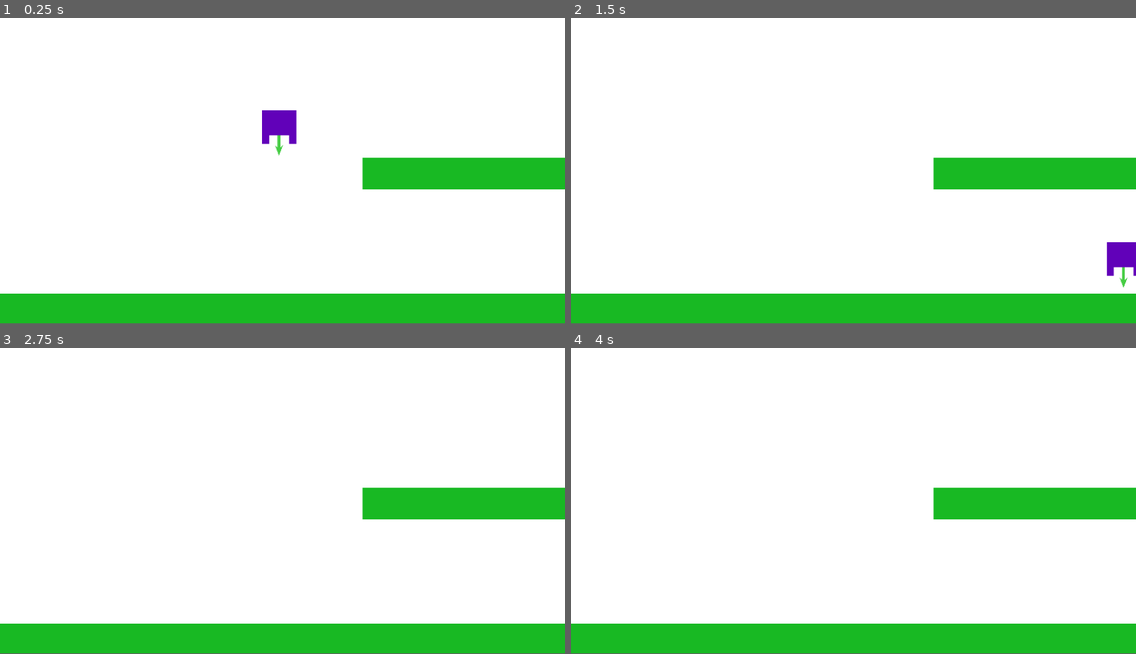
Above: before the commit, frames 1-4 (two rows, left to right).
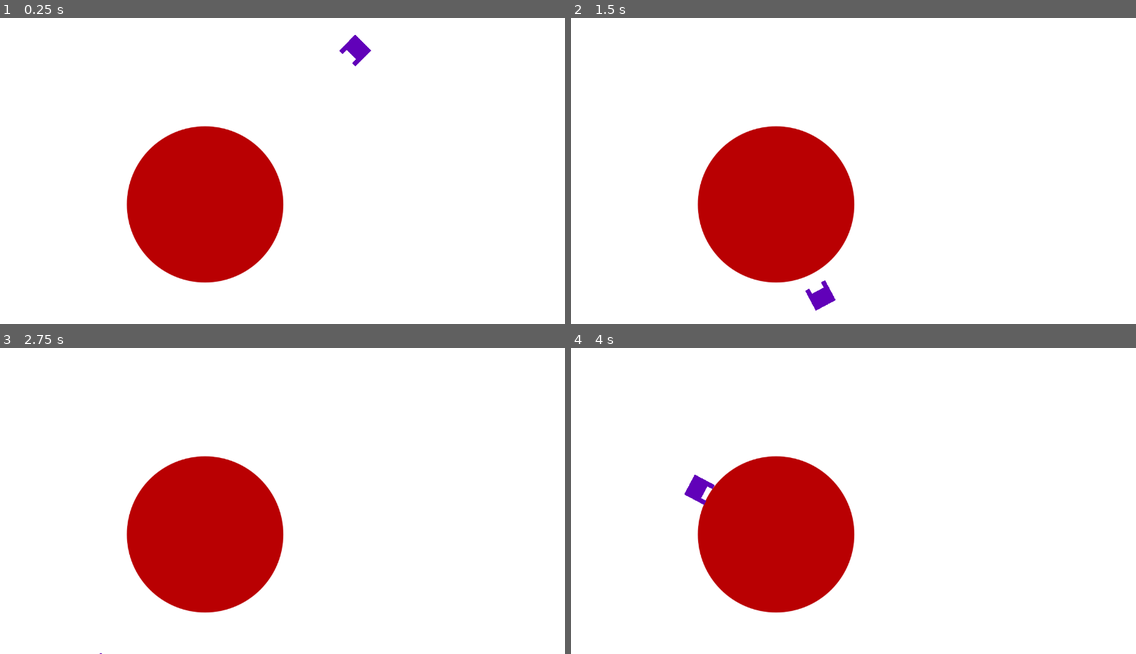
Above: after the commit, the same moments.

Repository: BlenderSleuth/godot_gravity_tests
Game: Godot game, scene res://scenes/Main.tscn
Two runs of this game, one before a commit and one after it. Both use one fixed random seed, a clock stepped at 60 frames per second and the inputs below. Before the commit the project starts from res://scenes/LinearGravity.tscn.
Inputs:
- Up to frame 1 (0.25 s): no input
- Up to frame 2 (1.5 s): hold Space (ui_select) 0.53-1.28 s; hold Right (ui_right) from 0.53 s (still down); tap Space (ui_select) at 1.35 s
- Up to frame 3 (2.75 s): tap Space (ui_select) at 1.52, 1.82 s; release Right (ui_right) at 2.03 s; hold Left (ui_left) from 2.03 s (still down); hold Space (ui_select) from 2.03 s (still down)
- Up to frame 4 (4 s): release Left (ui_left) at 2.78 s; release Space (ui_select) at 2.78 s; hold Right (ui_right) from 2.78 s (still down); tap Space (ui_select) at 2.85, 3.02, 3.32 s; hold Space (ui_select) from 3.53 s (still down)
The window is 800x449 before the commit and 800x450 after it. Grey fills any space a smaller window leaves; there, only what the larger window draws over its background counts as a difference.

The runs differ from the first frame. In frame 1, 26% of the frame differs, in the area x 0-100%, y 5-100%; in frame 2, 25%; in frame 3, 25%; in frame 4, 25%.

Commit message:
radial gravity works nicely

Diff:
--- a/player/Player.gd
+++ b/player/Player.gd
@@ -1,43 +1,95 @@
-extends RigidBody2D
+extends KinematicBody2D
 
-const GRAV = 100000
-const MOVE_SPEED = 2
-const JUMP_SPEED = 20
+export (int) var gravity = 1200
 
-export (Vector2) var planet = Vector2();
+export (int) var run_speed = 100
+export (int) var fly_speed = 20
+export (int) var max_run_speed = 500
+export (float) var run_damp = 0.85
+export (float) var fly_damp = 0.98
 
-var on_ground = false
+export (int) var jump_speed = 100
+export (float) var jump_time = 0.24 # Time in seconds for advanced control over jump
 
-onready var arrow = $arrow
+export (NodePath) var planetPath
+onready var planet = get_node(planetPath)
 
-var gravVec = Vector2()
-
+# Velocity is relative to node, unrotated
+var velocity = Vector2()
+var jumping = false
 
 func _ready():
-    pass
+	pass
 
-func _integrate_forces(state):
-    gravVec = (planet - position).normalized()
+var timer = 0.0
+func jump(delta):
+	var newjump = Input.is_action_just_pressed('ui_select')
 
-    var global_rotation_angle = Vector2(0, -1).angle_to(gravVec)
-    arrow.global_rotation = global_rotation_angle
+	# Only reset if it is a new jump, and from the floor
+	if newjump and not jumping and is_on_floor():
+		jumping = true
+		velocity.y = 0
+		timer = 0.0
 
-    var cur_dir = Vector2(0, 1).rotated(global_rotation)
-    var rotation_angle = cur_dir.angle_to(gravVec)
-    state.angular_velocity = (rotation_angle / state.get_step())
+	# More of the current jump
+	if jumping and timer < jump_time:
+		var proportion_completed = timer / jump_time
+		var jump_vec = Vector2(0, -jump_speed).linear_interpolate(Vector2(0, 0), proportion_completed)
+		velocity += jump_vec
+		timer += delta
+	else:
+		# Finished jumping
+		jumping = false
 
-    var gravforce = gravVec * GRAV / position.distance_squared_to(planet)
-    state.linear_velocity += gravforce
+func get_input(delta):
+	var right = Input.is_action_pressed('ui_right')
+	var left = Input.is_action_pressed('ui_left')
+	var jump = Input.is_action_pressed('ui_select')
 
-    var moveVec = Vector2(MOVE_SPEED, 0).rotated(rotation)
+	# Slow down velocity
+	velocity.x *= run_damp if is_on_floor() else fly_damp
 
-    if Input.is_action_pressed("ui_left"):
-        state.linear_velocity -= moveVec
-    if Input.is_action_pressed("ui_right"):
-        state.linear_velocity += moveVec
+	if jump:
+		jump(delta)
+	else:
+		jumping = false
 
+	# Different speed on ground and in air
+	var move_speed = run_speed if is_on_floor() else fly_speed
+	if right:
+		velocity.x += move_speed
+	if left:
+		velocity.x -= move_speed
 
-func _process(delta):
+	# Make sure player doesn't accelerate too much
+	velocity.x = clamp(velocity.x, -max_run_speed, max_run_speed)
 
-    if Input.is_action_pressed("ui_jump"):
-        apply_impulse(position, Vector2(0, -JUMP_SPEED).rotated(rotation))
+func _physics_process(delta):
+	# Player movement and jumps
+	get_input(delta)
+
+	# Apply gravity
+	velocity.y += gravity * delta
+
+	# Normalised vector in direction of gravity
+	var gravVec = (planet.position - position).normalized()
+
+	# Rotation to point towards the gravitational force
+	var rotation_angle = Vector2(0, 1).angle_to(gravVec)
+	# Rotate the kinematic body so the bottom faces the force
+	rotation = rotation_angle
+
+	# Velocity in global coordinates
+	var global_velocity = velocity.rotated(rotation)
+
+	# Floor is relative to player orientation
+	var floor_normal = Vector2(0, -1).rotated(rotation)
+	# Move player based on velocity
+	global_velocity = move_and_slide(global_velocity, floor_normal)
+	# Local velocity
+	velocity = global_velocity.rotated(-rotation)
+
+	# If player collided with something
+	if get_slide_count() > 0:
+		var collision = get_slide_collision(0)
+		jumping = false
--- a/player/Player.tscn
+++ b/player/Player.tscn
@@ -2,46 +2,41 @@
 
 [ext_resource path="res://player/Player.gd" type="Script" id=1]
 [ext_resource path="res://scenes/arrow.tscn" type="PackedScene" id=2]
-[ext_resource path="res://player2D.png" type="Texture" id=3]
+[ext_resource path="res://assets/player2D.png" type="Texture" id=3]
 
-
-
-[sub_resource type="RectangleShape2D" id=2]
+[sub_resource type="RectangleShape2D" id=1]
 
 custom_solver_bias = 0.0
-extents = Vector2( 25.6, 25.6 )
+extents = Vector2( 25.6, 23.2117 )
 
-[node name="Player" type="RigidBody2D"]
+[node name="Player" type="KinematicBody2D" index="0"]
 
 input_pickable = false
 collision_layer = 1
 collision_mask = 1
-mode = 0
-mass = 1.0
-friction = 1.0
-bounce = 0.0
-gravity_scale = 1.0
-custom_integrator = false
-continuous_cd = 0
-contacts_reported = 0
-contact_monitor = false
-sleeping = false
-can_sleep = true
-linear_velocity = Vector2( 0, 0 )
-linear_damp = -1.0
-angular_velocity = 0.0
-angular_damp = -1.0
+collision/safe_margin = 0.08
 script = ExtResource( 1 )
-_sections_unfolded = [ "Transform" ]
-planet = Vector2( 0, 0 )
+__meta__ = {
+"_edit_group_": true
+}
+gravity = 1200
+run_speed = 110
+fly_speed = 20
+max_run_speed = 500
+run_damp = 0.85
+fly_damp = 0.98
+jump_speed = 100
+jump_time = 0.3
+planetPath = null
 
 [node name="Box" type="CollisionShape2D" parent="." index="0"]
 
-shape = SubResource( 2 )
+shape = SubResource( 1 )
 _sections_unfolded = [ "Transform" ]
 
 [node name="arrow" parent="." index="1" instance=ExtResource( 2 )]
 
+visible = false
 position = Vector2( -0.321016, 0.110641 )
 rotation = -3.14159
 
--- a/player/Player2.gd
+++ /dev/null
@@ -1,70 +0,0 @@
-extends KinematicBody2D
-
-export (int) var gravity = 1200
-
-export (int) var run_speed = 110
-export (int) var fly_speed = 20
-export (int) var max_run_speed = 500
-export (float) var run_damp = 0.85
-export (float) var fly_damp = 0.98
-
-export (int) var jump_speed = 100
-export (float) var jump_time = 0.3 # Time in seconds for advanced control over jump
-
-var velocity = Vector2()
-var jumping = false
-
-var timer = 0.0
-func jump(delta):
-    var newjump = Input.is_action_just_pressed('ui_select')
-
-    # Only reset if it is a new jump, and from the floor
-    if newjump and not jumping and is_on_floor():
-        jumping = true
-        velocity.y = 0
-        timer = 0.0
-
-    # More of the current jump
-    if jumping and timer < jump_time:
-        var proportion_completed = timer / jump_time
-        var jump_vec = Vector2(0, -jump_speed).linear_interpolate(Vector2(0, 0), proportion_completed)
-        velocity += jump_vec
-        timer += delta
-    else:
-        jumping = false
-
-func get_input(delta):
-    var right = Input.is_action_pressed('ui_right')
-    var left = Input.is_action_pressed('ui_left')
-    var jump = Input.is_action_pressed('ui_select')
-
-    # Slow down velocity
-    velocity.x *= run_damp if is_on_floor() else fly_damp
-
-    if jump:
-        jump(delta)
-    else:
-        jumping = false
-
-    var move_speed = run_speed if is_on_floor() else fly_speed
-    if right:
-        velocity.x += move_speed
-    if left:
-        velocity.x -= move_speed
-
-    # Make sure player doesn't accelerate too much
-    velocity.x = clamp(velocity.x, -max_run_speed, max_run_speed)
-
-func _physics_process(delta):
-    # Player movement and jumps
-    get_input(delta)
-
-    # Apply gravity
-    velocity.y += gravity * delta
-
-    # Collisions
-    velocity = move_and_slide(velocity, Vector2(0, -1))
-
-    if get_slide_count() > 0:
-        var collision = get_slide_collision(0)
-        jumping = false
--- a/player/Player2.tscn
+++ /dev/null
@@ -1,42 +0,0 @@
-[gd_scene load_steps=5 format=2]
-
-[ext_resource path="res://player/Player2.gd" type="Script" id=1]
-[ext_resource path="res://scenes/arrow.tscn" type="PackedScene" id=2]
-[ext_resource path="res://assets/player2D.png" type="Texture" id=3]
-
-[sub_resource type="RectangleShape2D" id=1]
-
-custom_solver_bias = 0.0
-extents = Vector2( 25.6, 23.2117 )
-
-[node name="Player2" type="KinematicBody2D"]
-
-input_pickable = false
-collision_layer = 1
-collision_mask = 1
-collision/safe_margin = 0.08
-script = ExtResource( 1 )
-gravity = 1200
-run_speed = 100
-fly_speed = 20
-max_run_speed = 500
-run_damp = 0.85
-fly_damp = 0.98
-jump_speed = 100
-jump_time = 0.35
-
-[node name="Box" type="CollisionShape2D" parent="." index="0"]
-
-shape = SubResource( 1 )
-_sections_unfolded = [ "Transform" ]
-
-[node name="arrow" parent="." index="1" instance=ExtResource( 2 )]
-
-position = Vector2( -0.321016, 0.110641 )
-rotation = -3.14159
-
-[node name="player2D" type="Sprite" parent="." index="2"]
-
-scale = Vector2( 0.1, 0.1 )
-texture = ExtResource( 3 )
-_sections_unfolded = [ "Transform" ]
--- a/player/Player2old.gd
+++ /dev/null
@@ -1,88 +0,0 @@
-extends KinematicBody2D
-
-const GRAV = 500000		# Gravitational constant
-const RUN_SPEED = 3000	# Speed of player running movement
-const FLY_SPEED = 3		# Speed of player flying movement
-const JUMP_SPEED = 300	# Speed of player jump
-const GROUND_FRICTION = 0.8
-
-export (bool) var linearGrav = true
-# Position of current attractive entity
-export (Vector2) var planet = Vector2();
-
-
-# Gravity debug arrow
-onready var arrow = $arrow
-
-var gravVec = Vector2()
-
-var velocity = Vector2(0, 0)
-
-var on_ground = false
-
-func _ready():
-    pass
-
-func get_input():
-    var left = Input.is_action_pressed("ui_left")
-    var right = Input.is_action_pressed("ui_right")
-    var jump = Input.is_action_pressed("ui_select")
-
-    var up = Vector2(0, -1)
-
-    if on_ground && jump:
-        velocity += up.rotated(rotation) * JUMP_SPEED
-
-
-    var move = Vector2()
-    if left:
-        move += up.rotated(rotation - PI/2)
-    if right:
-        move += up.rotated(rotation + PI/2)
-
-    velocity += move * 20
-
-#	if on_ground:
-#		if jump:
-#			velocity += move * 10
-#		else:
-#			velocity += move * RUN_SPEED
-#	else:
-#		velocity += move * FLY_SPEED
-
-
-
-func _physics_process(delta):
-    if not linearGrav:
-        # A global normalised vector pointing towards the attractive force
-        gravVec = (planet - position).normalized()
-
-        # Rotation to point towards the attractive force
-        var rotation_angle = Vector2(0, 1).angle_to(gravVec)
-        # Rotate the kinematic body so the bottom faces the force
-        rotation = rotation_angle
-        # Update the arrow to point like the gravity vector
-        arrow.global_rotation = rotation_angle + PI
-
-        # Force due to gravity to apply to velocity
-    #	var gravforce = gravVec * GRAV / position.distance_squared_to(planet)
-
-    else:
-        gravVec = Vector2(0, 1)
-
-    var gravforce = gravVec * 9.8
-    velocity += gravforce
-
-    get_input()
-
-    # Move and detect collisions
-    var collision = move_and_collide(velocity * delta)
-
-    # Check if we are on the ground
-    if collision && collision.collider.is_in_group("ground"):
-#		velocity.x = 0
-#		velocity.y = 0
-        velocity = velocity.slide(collision.normal) * GROUND_FRICTION
-        on_ground = true
-    else:
-        on_ground = false
--- a/project.godot
+++ b/project.godot
@@ -11,13 +11,14 @@
 [application]
 
 config/name="gravity"
-run/main_scene="res://scenes/LinearGravity.tscn"
+run/main_scene="res://scenes/Main.tscn"
 config/icon="res://assets/icon.png"
 
 [display]
 
-window/size/width=854
-window/size/height=480
+window/size/width=1280
+window/size/height=720
+window/dpi/allow_hidpi=true
 
 [input]
 
@@ -45,4 +46,5 @@
 [rendering]
 
 environment/default_clear_color=Color( 1, 1, 1, 1 )
+quality/filters/msaa=4
 environment/default_environment="res://default_env.tres"
--- a/scenes/LinearGravity.tscn
+++ b/scenes/LinearGravity.tscn
@@ -1,23 +1,23 @@
 [gd_scene load_steps=4 format=2]
 
-[ext_resource path="res://player/Player2.tscn" type="PackedScene" id=1]
+[ext_resource path="res://player/Player.tscn" type="PackedScene" id=1]
 [ext_resource path="res://assets/ground.png" type="Texture" id=2]
+
 
 [sub_resource type="RectangleShape2D" id=1]
 
 custom_solver_bias = 0.0
 extents = Vector2( 256, 63 )
 
-[node name="LinearGravity" type="Node2D" index="0"]
+[node name="LinearGravity" type="Node2D"]
 
 [node name="Player2" parent="." index="0" instance=ExtResource( 1 )]
 
 position = Vector2( 422, 142.498 )
 _sections_unfolded = [ "Transform" ]
 run_speed = 110
-fly_speed = 20
-fly_damp = 0.98
 jump_time = 0.3
+planetPath = null
 
 [node name="Platform1" type="StaticBody2D" parent="." index="1" groups=[
 "ground",
--- a/scenes/Main.gd
+++ b/scenes/Main.gd
@@ -1,9 +1,4 @@
 extends Node2D
 
-onready var background = $Background
-
 func _ready():
-    pass
-
-func _process(delta):
-    background.rect_size = get_viewport_rect().size
+	pass
--- a/scenes/Main.tscn
+++ b/scenes/Main.tscn
@@ -3,12 +3,12 @@
 [ext_resource path="res://scenes/Main.gd" type="Script" id=1]
 [ext_resource path="res://Planet.gd" type="Script" id=2]
 [ext_resource path="res://assets/planet2D.png" type="Texture" id=3]
-[ext_resource path="res://player/Player2.tscn" type="PackedScene" id=4]
+[ext_resource path="res://player/Player.tscn" type="PackedScene" id=4]
 
 [sub_resource type="CircleShape2D" id=1]
 
 custom_solver_bias = 0.0
-radius = 76.7983
+radius = 177.63
 
 [node name="main" type="Node2D" index="0"]
 
@@ -19,7 +19,7 @@
 "ground",
 ]]
 
-position = Vector2( 436.699, 339.366 )
+position = Vector2( 464.625, 448.611 )
 input_pickable = false
 collision_layer = 1
 collision_mask = 1
@@ -39,11 +39,14 @@
 
 [node name="planet2D" type="Sprite" parent="Planet" index="1"]
 
-scale = Vector2( 0.299806, 0.299806 )
+scale = Vector2( 0.7, 0.7 )
 texture = ExtResource( 3 )
 _sections_unfolded = [ "Transform" ]
 
-[node name="Player2" parent="." index="1" instance=ExtResource( 4 )]
+[node name="Player" parent="." index="1" instance=ExtResource( 4 )]
 
-position = Vector2( 436.699, 98.2167 )
+position = Vector2( 832.701, 70.8973 )
 _sections_unfolded = [ "Transform" ]
+run_speed = 100
+jump_time = 0.24
+planetPath = NodePath("../Planet")
